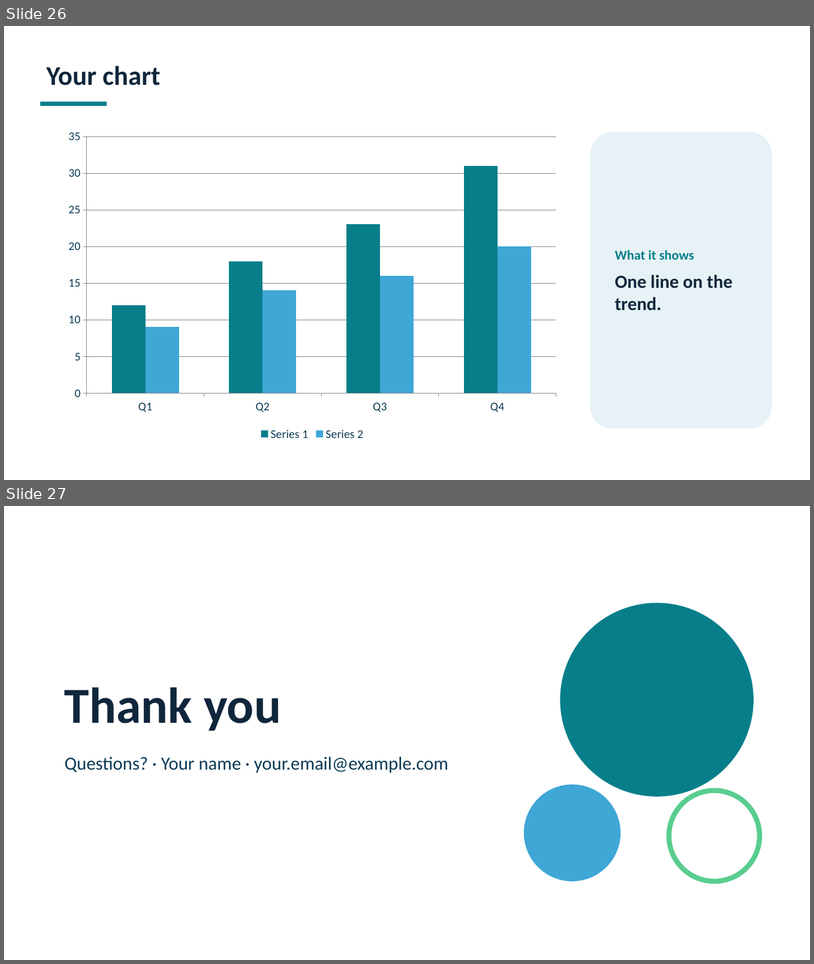
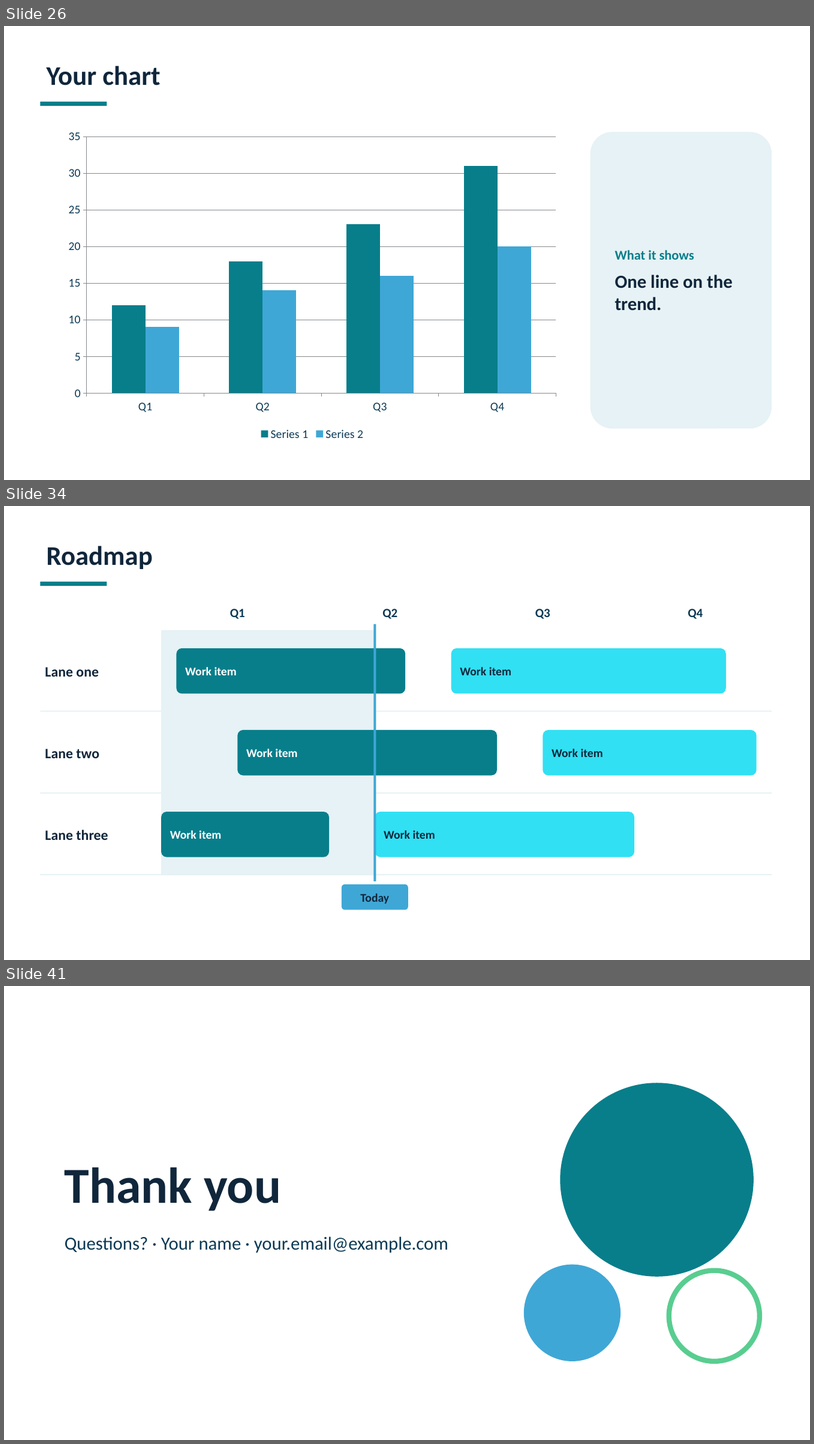
Before and after one commit to matheweng-boop/cross-list, a slide deck: app/web/static/downloads/bizdev-animated-template-ocean.pptx. Shown one above the other, each under a label of ours: slides 26 and 27 before the commit, slides 26, 34 and 41 after it; the slides between them are not shown. The pictures are 814x964 and 814x1444 pixels, drawn with LibreOffice and Linux fonts; fonts in the diff are those of the drawing. Boxes give left, top, right and bottom in pixels: in the first picture for what was removed or moved away, otherwise in the second. Text is boxed around its words. In the diff, an @@ line names an element or a change of style, - is before the commit and + after.

```diff
--- a/app/web/static/downloads/bizdev-animated-template-ocean.pptx
+++ b/app/web/static/downloads/bizdev-animated-template-ocean.pptx
@@ slide 34 added at (4, 506, 810, 960), background #FFFFFF @@
@@ title added at (47, 546, 153, 569), 32 pt, text #10263B, bold @@
+Roadmap
@@ rectangle added at (40, 582, 107, 586), fill #087E8B @@
@@ text added at (230, 609, 245, 619), 15 pt, text #0B3954, bold @@
+Q1
@@ text added at (383, 609, 398, 619), 15 pt, text #0B3954, bold @@
+Q2
@@ text added at (536, 609, 551, 619), 15 pt, text #0B3954, bold @@
+Q3
@@ text added at (688, 609, 703, 619), 15 pt, text #0B3954, bold @@
+Q4
@@ rectangle added at (161, 630, 375, 875), fill #E6F2F5 @@
@@ rectangle added at (374, 624, 377, 881), fill #3FA7D6 @@
@@ rounded rectangle added at (176, 648, 405, 694), fill #087E8B, 14 pt, text #FFFFFF, bold @@
+Work item
@@ rounded rectangle added at (452, 648, 726, 694), fill #31E0F3, 14 pt, text #10263B, bold @@
+Work item
@@ text added at (45, 667, 99, 676), 17 pt, text #10263B, bold @@
+Lane one
@@ rectangle added at (40, 711, 772, 712), fill #E6F2F5 @@
@@ rounded rectangle added at (237, 730, 497, 775), fill #087E8B, 14 pt, text #FFFFFF, bold @@
+Work item
@@ rounded rectangle added at (543, 730, 756, 775), fill #31E0F3, 14 pt, text #10263B, bold @@
+Work item
@@ text added at (45, 748, 99, 758), 17 pt, text #10263B, bold @@
+Lane two
@@ rectangle added at (40, 792, 772, 793), fill #E6F2F5 @@
@@ rounded rectangle added at (161, 811, 329, 857), fill #087E8B, 14 pt, text #FFFFFF, bold @@
+Work item
@@ rounded rectangle added at (375, 811, 635, 857), fill #31E0F3, 14 pt, text #10263B, bold @@
+Work item
@@ text added at (45, 829, 108, 840), 17 pt, text #10263B, bold @@
+Lane three
@@ rectangle added at (40, 874, 772, 875), fill #E6F2F5 @@
@@ rounded rectangle added at (342, 884, 408, 910), fill #3FA7D6, 14 pt, text #10263B, bold @@
+Today
@@ what was slide 27 is now slide 41 @@
```
Also in this commit, not shown: 1 slide changed, 13 other slides added, 7 other files.
